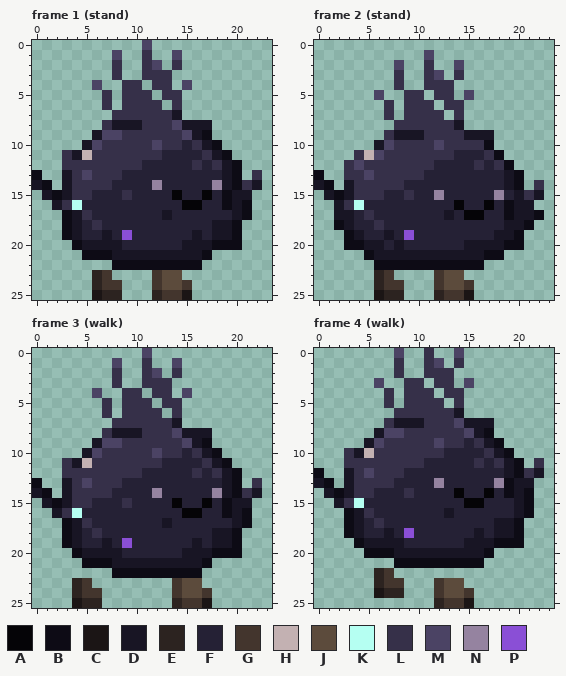
Edited in one commit: pixel-art file (art/creature.aseprite). The picture above is the old version.
24x26 pixels, 21 frames. Shown: frame 1 (stand), frame 2 (stand), frame 3 (walk), frame 4 (walk). The commit also changed other frames, which this record leaves out.
Palette (. is transparent): A #050407  B #0d0b15  C #1b1515  D #181524  E #2c2320  F #252135  G #43352d  H #c3b1b2  J #5c4b3c  K #b5fff2  L #363049  M #4b4364  N #9583a0  P #8a4fd6
Pixels before, frame 1 (stand), first column x 0:
 0 ...........M...........
 1 ........M..L..M........
 2 ........L..LM.L........
 3 ........L..LLL.........
 4 ......M..LL.LL.M.......
 5 .......L.LLL.LL........
 6 .......L.LLLL.L........
 7 ........LLLLLLD........
 8 .......LDDDLLLMDDD.....
 9 ......DMMLLLLLLMDB.....
10 .....DMLLLLLMLLFLDB....
11 ...LDHLLLLLLLFFFFLDB...
12 ...LLLLLLLLFFFFFLFLDB..
13 B..DLMLLLFFFFFFFFFFDB.L
14 DB.DLLLLFFFFNFFFFFNDBLD
15 .DBDLLFFFLFFFFAFFAFBDD.
16 ..DLKFFFFFFFFFFAAFFBDB.
17 ...BDLFFFFFFFDFFFFFFDB.
18 ...BDFLFFFFFFFFFFFDDB..
19 ...BDFFDFPFFFFFFDFDDB..
20 ....BDDDDFFFFFFDDDBBB..
21 .....BBBDDDDDDDDDB.....
22 ........BBBBBBBBB......
23 ......EG....GJJ........
24 ......EGG...GJJG.......
25 ......CEE...EGGC.......
Pixels before, frame 2 (stand), first column x 0:
 1 ...........M...........
 2 ........M..L..M........
 3 ........L..LM.L........
 4 ........L..LLL.........
 5 ......M..LL.LL.M.......
 6 .......L.LLL.LL........
 7 .......L.LLLL.L........
 8 ........LLLLLLD........
 9 .......LDDDLLLLDDD.....
10 ......DMLLLLMLLLLB.....
11 ....LHMLLLLLLLFFFLB....
12 ...LMLLLLLLLFFFFLFLB...
13 B..LLMLLLLLFFFFFFFFDB..
14 DB.DLLLLLFFFFFFFFFFDB.L
15 .DBDLLLFFLFFNFFFFFNFDLD
16 ..DLKFFFFFFFFFAFFAFBDD.
17 ..DDFLFFFFFFFDFAAFFBDDB
18 ..BDFFLFFFFFFFFFFFFDDB.
19 ...BDFFDFPFFFFFFFFDDB..
20 ...BBDDFDFFFFFFDDDDBB..
21 .....BDDDDDDDDDDDBB....
22 ......BBBBBBBBBBB......
23 ......EG....GJJ........
24 ......EGG...GJJG.......
25 ......CEE...EGGC.......
Pixels before, frame 3 (walk), first column x 0:
 0 ...........M...........
 1 ........M..L..M........
 2 ........L..LM.L........
 3 ........L..LLL.........
 4 ......M..LL.LL.M.......
 5 .......L.LLL.LL........
 6 .......L.LLLL.L........
 7 ........LLLLLLD........
 8 .......LDDDLLLMDDD.....
 9 ......DMMLLLLLLMDB.....
10 .....DMLLLLLMLLFLDB....
11 ...LDHLLLLLLLFFFFLDB...
12 ...LLLLLLLLFFFFFLFLDB..
13 B..DLMLLLFFFFFFFFFFDB.L
14 DB.DLLLLFFFFNFFFFFNDBLD
15 .DBDLLFFFLFFFFAFFAFBDD.
16 ..DLKFFFFFFFFFFAAFFBDB.
17 ...BDLFFFFFFFDFFFFFFDB.
18 ...BDFLFFFFFFFFFFFDDB..
19 ...BDFFDFPFFFFFFDFDDB..
20 ....BDDDDFFFFFFDDDBBB..
21 .....BBBDDDDDDDDDB.....
22 ........BBBBBBBBB......
23 ....EG........GJJ......
24 ....EGG.......GJJG.....
25 ....CEE.......EGGC.....
Pixels before, frame 4 (walk), first column x 0:
 0 ........M..L..M........
 1 ........L..LM.L........
 2 ........L..LLL.........
 3 ......M..LL.LL.M.......
 4 .......L.LLL.LL........
 5 .......L.LLLL.L........
 6 ........LLLLLLD........
 7 .......LDDDLLLMDDD.....
 8 ......DMMLLLLLLMDB.....
 9 .....DMLLLLLMLLFLDB....
10 ...LDHLLLLLLLFFFFLDB...
11 ...LLLLLLLLFFFFFLFLDB.L
12 B..DLMLLLFFFFFFFFFFDBLD
13 DB.DLLLLFFFFNFFFFFNBDD.
14 .DBDLLFFFLFFFFAFFAFBDB.
15 ..DLKFFFFFFFFFFAAFFFDB.
16 ...BDLFFFFFFFDFFFFFFDB.
17 ...BDFLFFFFFFFFFFFDDB..
18 ...BDFFDFPFFFFFFDFDDB..
19 ....BDDDDFFFFFFDDDBBB..
20 .....BBBDDDDDDDDDB.....
21 ........BBBBBBBBB......
22 ......EG...............
23 ......EGG...GJJ........
24 ......CEE...GJJG.......
25 ............EGGC.......
The result:
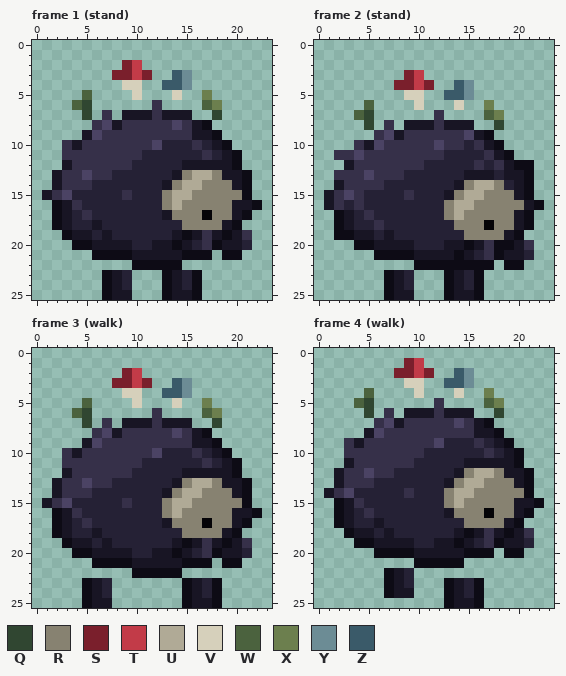
Colours new in this view: Q #304631  R #878271  S #7a1f2c  T #c23b48  U #b0aa96  V #d6d0bb  W #4b623e  X #6c7f4e  Y #6c8c95  Z #3a5a69
Changes in this commit:
Changed rows in their new state; - is an unchanged pixel.
Frame 1 (stand):
first column x 0:
 0 -----------.-----------
 1 --------.--.--.--------
 2 --------.ST..-.--------
 3 --------SSTS..ZY-------
 4 ------.--VV-.ZZY-------
 5 -----W-.-.V.-.V--X-----
 6 ----WQ-.-...--.--WX----
 7 -----Q-L.DDD-D-D--Q----
 8 ------LM-LL----L-B-----
 9 -----DMLL------L-DB----
10 ---LDLL------FF--FDB---
11 ----LL-----FF-----FDB--
12 ---D------F----DDDD----
13 .-DL----F-----DRUUR-DB.
14 ..DL--FF----FDRUURRRDB.
15 --LMFF-------RUURRRRRB-
16 --BDL--------RURRRRR-DB
17 --BDF---------RRRARR---
18 --BDF-D--------RRRR----
19 -----D---F----DB-L-BDL-
20 -----B---D--DDB-FL-DDF-
21 -----.--BB-----BB--BB--
22 --------..-----..------
23 ------.BDF--.BDFB------
24 ------.BDF--.BDFB------
25 ------.BDD--.BDDB------
Frame 2 (stand):
first column x 0:
 1 -----------.-----------
 2 --------.--.--.--------
 3 --------.ST..-.--------
 4 --------SSTS..ZY-------
 5 ------.--VV-.ZZY-------
 6 -----W-.-.V.-.V--X-----
 7 ----WQ-.-...--.--WX----
 8 -----Q-L.DDD-D-D--Q----
 9 ------LM-LL----M-B-----
10 ----LDML-------F-DB----
11 --LLMLL------F----DB---
12 ---DL------F-------DBB-
13 .-L------FF----DDD--DB-
14 ..DL---FF-----DRUURFDB.
15 --LM-FF-----FDRUURRR-B.
16 -DLFL--------RUURRRRR-B
17 --B----------RURRRRR-B.
18 --------------RRRARR---
19 --B--D---F-----RRRR----
20 ---.-B-D-D---DDB-LB-DL-
21 -----.BBBB----B-FL-DDF-
22 ------....-------B-BB--
23 ------.BDF--.BDFB------
24 ------.BDF--.BDFB------
25 ------.BDD--.BDDB------
Frame 3 (walk):
first column x 0:
 0 -----------.-----------
 1 --------.--.--.--------
 2 --------.ST..-.--------
 3 --------SSTS..ZY-------
 4 ------.--VV-.ZZY-------
 5 -----W-.-.V.-.V--X-----
 6 ----WQ-.-...--.--WX----
 7 -----Q-L.DDD-D-D--Q----
 8 ------LM-LL----L-B-----
 9 -----DMLL------L-DB----
10 ---LDLL------FF--FDB---
11 ----LL-----FF-----FDB--
12 ---D------F----DDDD----
13 .-DL----F-----DRUUR-DB.
14 ..DL--FF----FDRUURRRDB.
15 --LMFF-------RUURRRRRB-
16 --BDL--------RURRRRR-DB
17 --BDF---------RRRARR---
18 --BDF-D--------RRRR----
19 -----D---F----DB-L-BDL-
20 -----B---D--DDB-FL-DDF-
21 -----.--BB-----BB--BB--
22 --------..-----..------
23 ----.BDF------.BDFB----
24 ----.BDF------.BDFB----
25 ----.BDD------.BDDB----
Frame 4 (walk):
first column x 0:
 0 --------.--.--.--------
 1 --------.ST..-.--------
 2 --------SSTS..ZY-------
 3 ------.--VV-.ZZY-------
 4 -----W-.-.V.-.V--X-----
 5 ----WQ-.-...--.--WX----
 6 -----Q-L.DDD-D-D--Q----
 7 ------LM-LL----L-B-----
 8 -----DMLL------L-DB----
 9 ---LDLL------FF--FDB---
10 ----LL-----FF-----FDB--
11 ---D------F----DDDD---.
12 .-DL----F-----DRUUR-DB.
13 ..DL--FF----FDRUURRR-B-
14 --LMFF-------RUURRRRR--
15 --BDL--------RURRRRR-DB
16 --BDF---------RRRARR---
17 --BDF-D--------RRRR----
18 -----D---F----DB-L-BDL-
19 -----B---D--DDB-FL-DDF-
20 -----.--BB-----BB--BB--
21 --------..-----..------
22 ------.BDF-------------
23 ------.BDF--.BDFB------
24 ------.BDD--.BDFB------
25 ------------.BDDB------
Changed places in both pictures, as pixel boxes (x1, y1, x2, y2):
changed: (32, 40, 262, 300)
changed: (314, 50, 544, 300)
changed: (32, 348, 262, 608)
changed: (314, 348, 544, 608)
